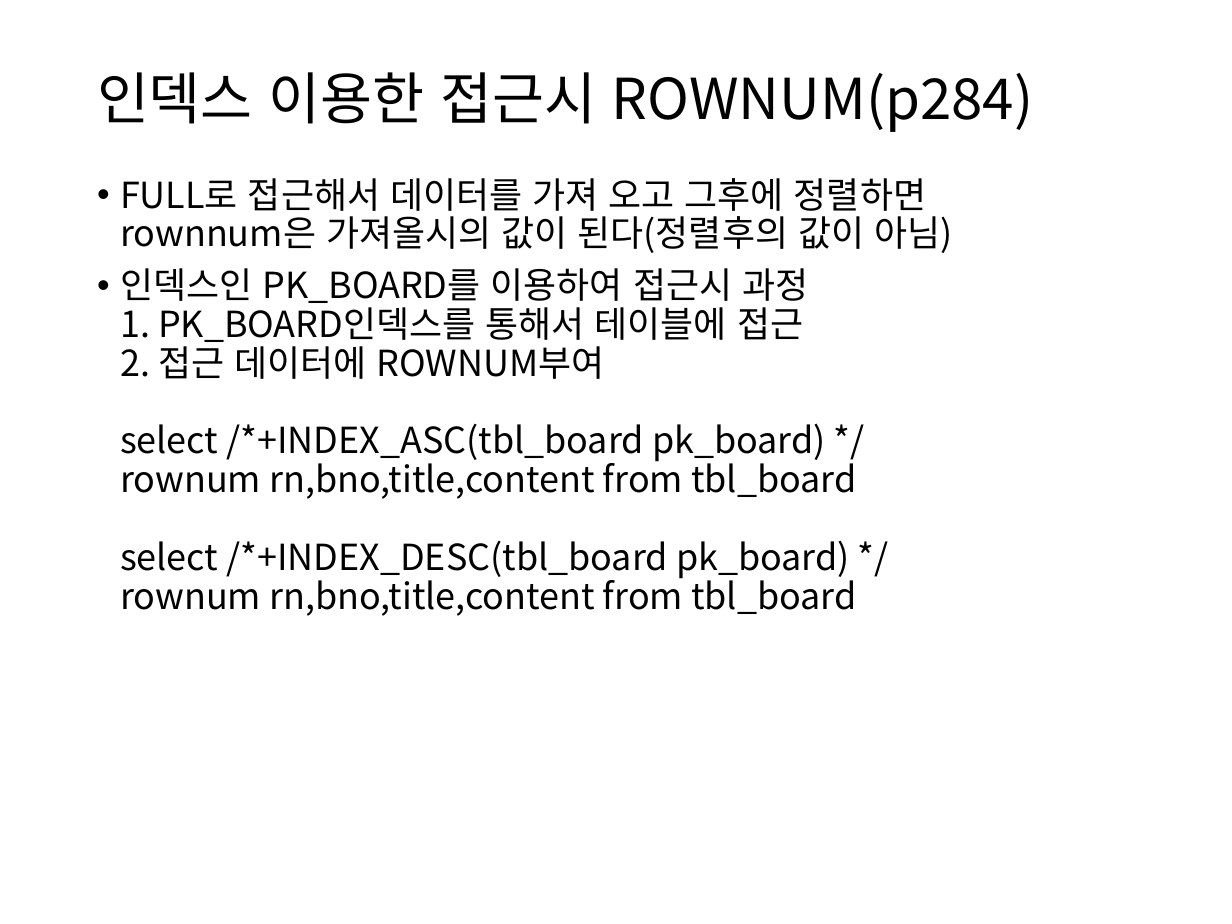
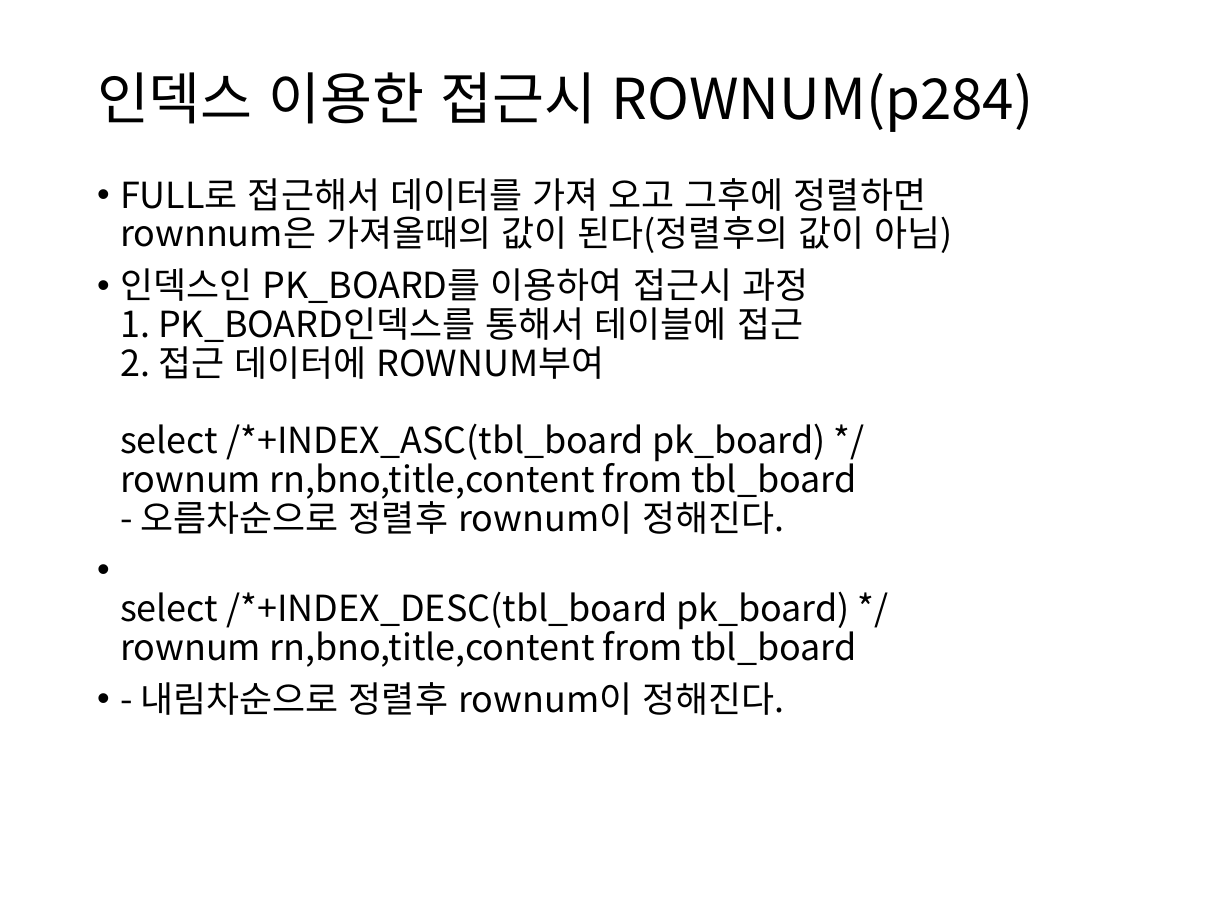
Before and after one commit to itrecipe/Web_Study_ez, a slide deck: slide 89 of spring - 학습자료/PART3.pptx. Drawn at 1232x924 pixels with LibreOffice and Linux fonts; fonts in the diff are those of the drawing. Boxes give left, top, right and bottom in pixels: in the first picture for what was removed or moved away, otherwise in the second. Text is boxed around its words. In the diff, an @@ line names an element or a change of style, - is before the commit and + after.

```diff
--- a/spring - 학습자료/PART3.pptx
+++ b/spring - 학습자료/PART3.pptx
@@ text at (x1=120, y1=178, x2=952, y2=715): text changed @@
-• FULL로 접근해서 데이터를 가져 오고 그후에 정렬하면
-  rownnum은 가져올시의 값이 된다(정렬후의 값이 아님)
-• 인덱스인 PK_BOARD를 이용하여 접근시 과정
-  1. PK_BOARD인덱스를 통해서 테이블에 접근
-  2. 접근 데이터에 ROWNUM부여
-  select /*+INDEX_ASC(tbl_board pk_board) */
-  rownum rn,bno,title,content from tbl_board
-  select /*+INDEX_DESC(tbl_board pk_board) */
-  rownum rn,bno,title,content from tbl_board
+• FULL로 접근해서 데이터를 가져 오고 그후에 정렬하면
+  rownnum은 가져올때의 값이 된다(정렬후의 값이 아님)
+• 인덱스인 PK_BOARD를 이용하여 접근시 과정
+  1. PK_BOARD인덱스를 통해서 테이블에 접근
+  2. 접근 데이터에 ROWNUM부여
+  select /*+INDEX_ASC(tbl_board pk_board) */
+  rownum rn,bno,title,content from tbl_board
+  - 오름차순으로 정렬후 rownum이 정해진다.
+• select /*+INDEX_DESC(tbl_board pk_board) */
+  rownum rn,bno,title,content from tbl_board
+• - 내림차순으로 정렬후 rownum이 정해진다.
```
Also in this commit, not shown: 7 other slides changed.
